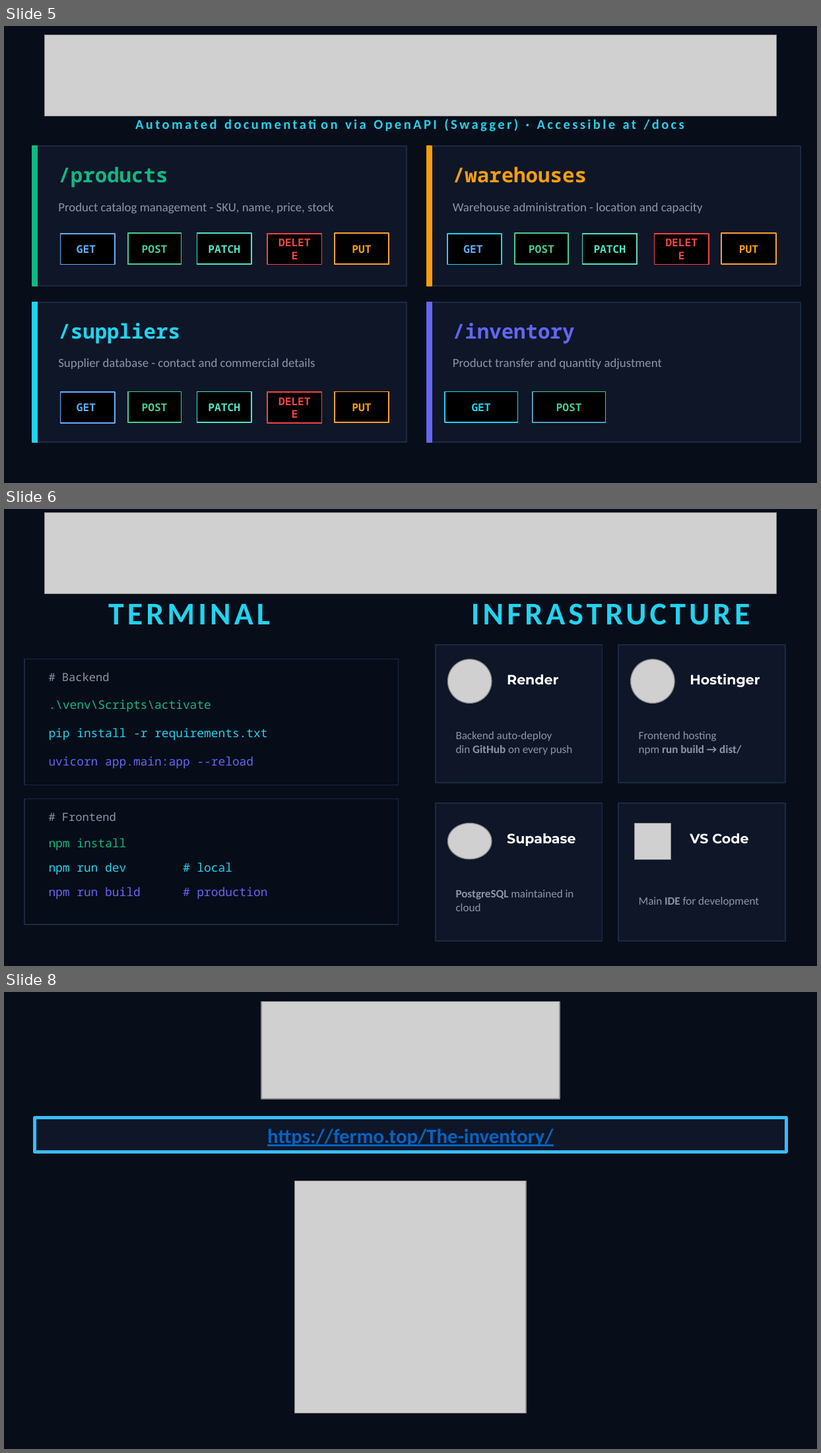
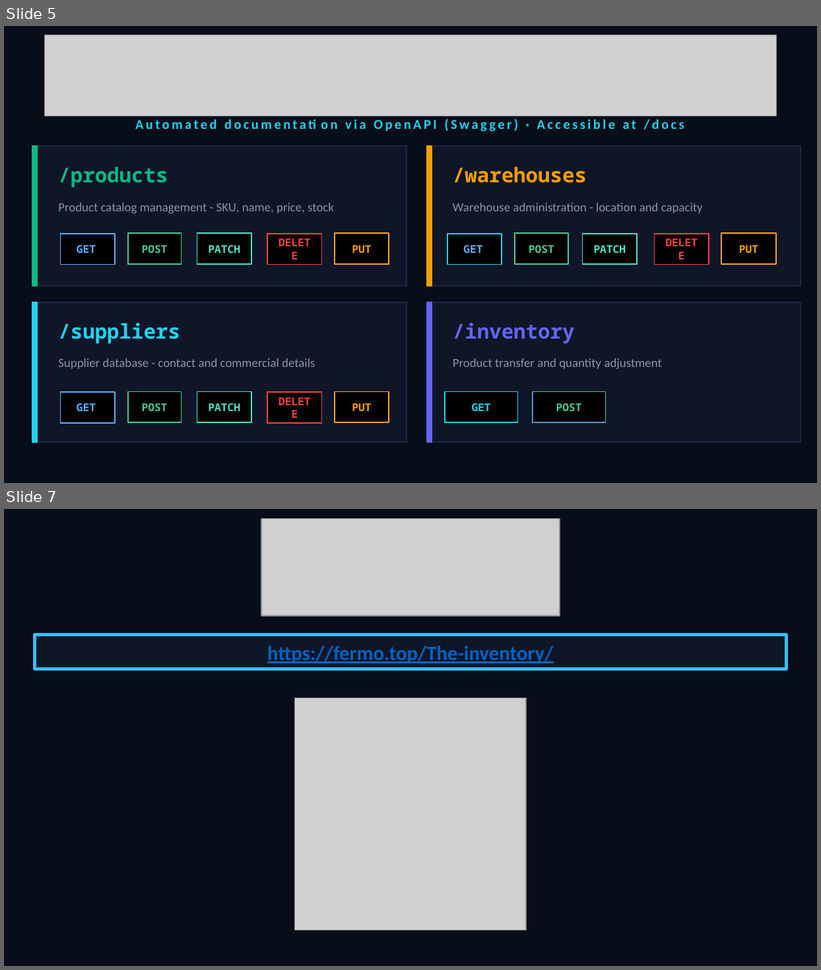
Before and after one commit to StrugariuFilip/the-inventory, a slide deck: Documentations/The-Inventory-EN.pptx. Shown one above the other, each under a label of ours: slides 5, 6 and 8 before the commit, slides 5 and 7 after it; the slides between them are not shown. The pictures are 821x1453 and 821x970 pixels, drawn with LibreOffice and Linux fonts; fonts in the diff are those of the drawing; grey boxes stand for pictures. Boxes give left, top, right and bottom in pixels: in the first picture for what was removed or moved away, otherwise in the second. Text is boxed around its words. In the diff, an @@ line names an element or a change of style, - is before the commit and + after.

```diff
--- a/Documentations/The-Inventory-EN.pptx
+++ b/Documentations/The-Inventory-EN.pptx
@@ slide 6 removed at <box>4,509,817,966</box>, background #080D1A @@
@@ picture removed at <box>45,512,776,593</box> @@
@@ text removed at <box>108,604,270,625</box> @@
-TERMINAL
@@ text removed at <box>399,590,817,636</box> @@
-INFRASTRUCTURE
@@ rectangle removed at <box>436,645,603,783</box> @@
@@ rectangle removed at <box>618,645,785,783</box> @@
@@ rectangle removed at <box>24,659,399,786</box> @@
@@ picture removed at <box>448,659,492,703</box> @@
@@ picture removed at <box>631,659,675,703</box> @@
@@ text removed at <box>62,673,110,681</box> @@
-# Backend
@@ text removed at <box>507,674,558,685</box> @@
-Render
@@ text removed at <box>690,674,760,687</box> @@
-Hostinger
@@ text removed at <box>49,700,211,712</box> @@
-.\venv\Scripts\activate
@@ text removed at <box>49,728,267,741</box> @@
-pip install -r requirements.txt
@@ text removed at <box>456,731,573,755</box> @@
-Backend auto-deploy
-din GitHub on every push
@@ text removed at <box>639,731,741,755</box> @@
-Frontend hosting
-npm run build → dist/
@@ text removed at <box>49,757,253,769</box> @@
-uvicorn app.main:app --reload
@@ rectangle removed at <box>24,799,399,925</box> @@
@@ rectangle removed at <box>436,803,603,941</box> @@
@@ rectangle removed at <box>618,803,785,941</box> @@
@@ text removed at <box>62,813,116,821</box> @@
-# Frontend
@@ picture removed at <box>448,824,492,859</box> @@
@@ picture removed at <box>634,824,671,860</box> @@
@@ text removed at <box>49,838,126,851</box> @@
-npm install
@@ text removed at <box>507,833,576,846</box> @@
-Supabase
@@ text removed at <box>690,833,748,844</box> @@
-VS Code
@@ text removed at <box>49,863,232,875</box> @@
-npm run dev # local
@@ text removed at <box>49,887,267,900</box> @@
-npm run build # production
@@ text removed at <box>456,890,574,912</box> @@
-PostgreSQL maintained in cloud
@@ text removed at <box>639,897,759,907</box> @@
-Main IDE for development
@@ what was slide 8 is now slide 7 @@
```
Also in this commit, not shown: 1 slide changed, 14 other files.
